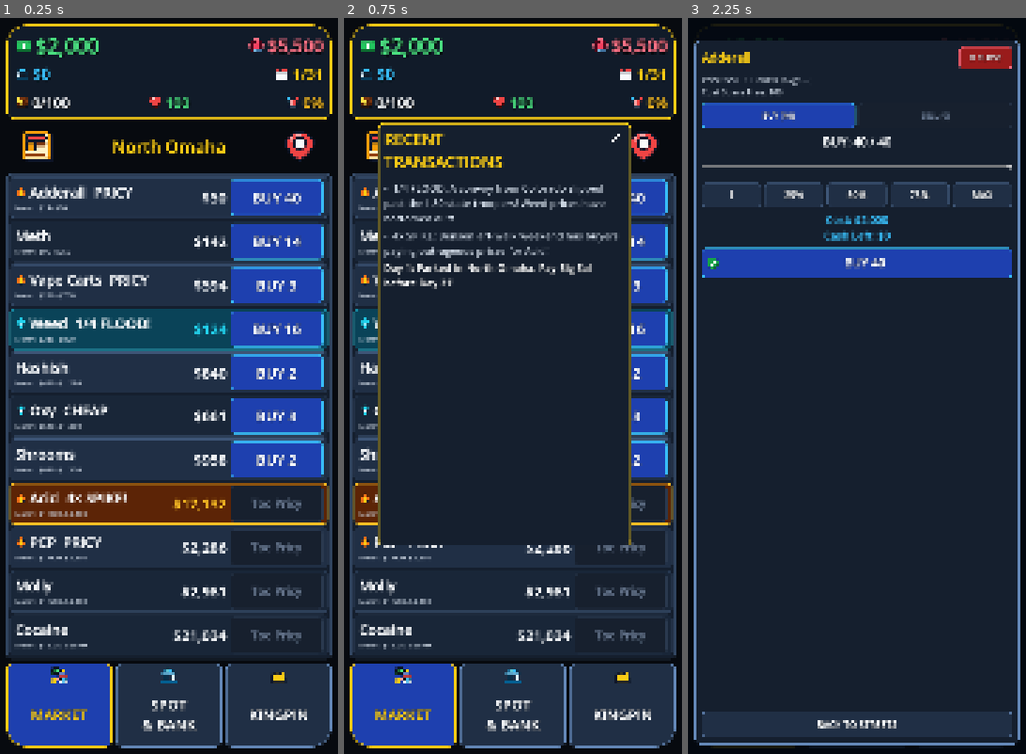
Above: before the commit, frames 1-3 (left to right).
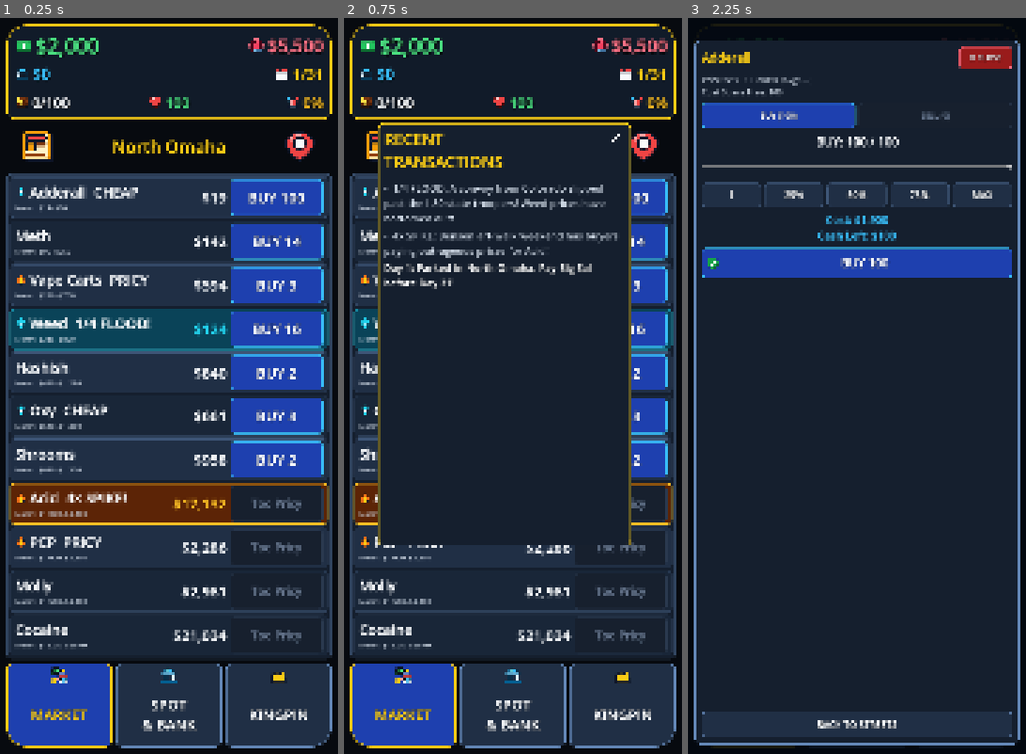
Above: after the commit, the same moments.

Repository: TimGoergen/dope-wars
Game: Godot game, scene res://Main.tscn
Same seed, same stepped clock (60 frames per second), same inputs: the game is played once before the commit and once after it.
Inputs (mouse positions are in pixels of both pictures, inside the frame that each line leads up to):
- Up to frame 1 (0.25 s): no input
- Up to frame 2 (0.75 s): click (381, 143) at 0.52 s
- Up to frame 3 (2.25 s): click (988, 143) at 1.27 s; click (809, 194) at 2.02 s

The runs differ from the first frame. In frame 1, 0.4% of the frame differs, in the area x 5-90%, y 23-26%; in frame 2, less than 0.1%; in frame 3, 0.7%, in the area x 12-63%, y 8-35%.

Commit message:
Sync Travel screen Cheap/Pricy drug lists with exact post-travel market

Diff:
--- a/game/scripts/Main.gd
+++ b/game/scripts/Main.gd
@@ -572,17 +572,42 @@
 		c.queue_free()
 
 	var vbox := UiPalette.build_modal_shell(_travel_overlay, "🚗 OMAHA METRO TRANSIT", UiPalette.GOLD_ACCENT, true)
+	vbox.size_flags_vertical = Control.SIZE_EXPAND_FILL
+	vbox.add_theme_constant_override("separation", 14)
+
+	# Tighten outer modal margins and enlarge header/footer controls so the travel screen uses the full 1080x2400 viewport
+	var margin_node := _travel_overlay.get_child(1) as MarginContainer
+	if margin_node != null:
+		margin_node.add_theme_constant_override("margin_top", 52)
+		margin_node.add_theme_constant_override("margin_bottom", 48)
+		margin_node.add_theme_constant_override("margin_left", 18)
+		margin_node.add_theme_constant_override("margin_right", 18)
+		var card_vbox := vbox.get_parent().get_parent() as VBoxContainer
+		if card_vbox != null and card_vbox.get_child_count() >= 3:
+			var hdr := card_vbox.get_child(0) as HBoxContainer
+			if hdr != null:
+				for hc in hdr.get_children():
+					if hc is Label:
+						(hc as Label).add_theme_font_size_override("font_size", UiPalette.FONT_TITLE)
+					elif hc is Button:
+						(hc as Button).custom_minimum_size = Vector2(186, 80)
+						(hc as Button).add_theme_font_size_override("font_size", UiPalette.FONT_BUTTON)
+			var btm_btn := card_vbox.get_child(card_vbox.get_child_count() - 1) as Button
+			if btm_btn != null:
+				btm_btn.custom_minimum_size = Vector2(0, 96)
+				btm_btn.add_theme_font_size_override("font_size", UiPalette.FONT_SUBHEAD)
 
 	var cur_d := OmahaCatalog.get_district(state.current_district_id)
 	UiPalette.add_label(vbox, "Current Neighborhood: %s %s  •  Tap any destination to drive (advances 1 Day)." % [
 		cur_d["icon"], cur_d["name"]
-	], UiPalette.FONT_SMALL, UiPalette.TEXT_SECONDARY)
+	], UiPalette.FONT_ROW_MAIN, UiPalette.TEXT_SECONDARY)
 
 	var grid := GridContainer.new()
 	grid.columns = 2
 	grid.size_flags_horizontal = Control.SIZE_EXPAND_FILL
-	grid.add_theme_constant_override("h_separation", 14)
-	grid.add_theme_constant_override("v_separation", 14)
+	grid.size_flags_vertical = Control.SIZE_EXPAND_FILL
+	grid.add_theme_constant_override("h_separation", 16)
+	grid.add_theme_constant_override("v_separation", 16)
 	vbox.add_child(grid)
 
 	for d_def in OmahaCatalog.DISTRICTS:
@@ -590,41 +615,60 @@
 		var is_here := (did == state.current_district_id)
 		var card := PanelContainer.new()
 		card.size_flags_horizontal = Control.SIZE_EXPAND_FILL
+		card.size_flags_vertical = Control.SIZE_EXPAND_FILL
 		var card_bg := UiPalette.BTN_PRIMARY if is_here else UiPalette.CARD_BG
 		var card_border := UiPalette.GOLD_ACCENT if is_here else UiPalette.BORDER_BRIGHT
-		card.add_theme_stylebox_override("panel", UiPalette.make_box(card_bg, card_border, 16, 3, 16, 14))
+		card.add_theme_stylebox_override("panel", UiPalette.make_box(card_bg, card_border, 18, 4, 18, 16))
 		grid.add_child(card)
 
 		var cv := VBoxContainer.new()
 		cv.size_flags_horizontal = Control.SIZE_EXPAND_FILL
-		cv.add_theme_constant_override("separation", 6)
+		cv.size_flags_vertical = Control.SIZE_EXPAND_FILL
+		cv.add_theme_constant_override("separation", 8)
 		cv.mouse_filter = Control.MOUSE_FILTER_IGNORE
 		card.add_child(cv)
 
 		var title_str := ("📍 %s (HERE)" % d_def["name"]) if is_here else ("%s %s" % [d_def["icon"], d_def["name"]])
-		UiPalette.add_label(cv, title_str, UiPalette.FONT_BUTTON, UiPalette.GOLD_ACCENT if is_here else UiPalette.TEXT_PRIMARY, true, true)
+		UiPalette.add_label(cv, title_str, UiPalette.FONT_HEADER, UiPalette.GOLD_ACCENT if is_here else UiPalette.TEXT_PRIMARY, true, true)
 
 		var spot_str := String(d_def["facility_btn"])
-		UiPalette.add_label(cv, spot_str, UiPalette.FONT_TINY, UiPalette.BANK_CYAN, true, false)
-
-		var cheap_ids: Array = d_def.get("cheap_products", [])
-		var high_ids: Array = d_def.get("pricy_products", [])
-		var cheap_str := _format_product_list_short(cheap_ids) if not cheap_ids.is_empty() else "Standard"
-		var high_str := "All +20%" if bool(d_def.get("west_o_pricy", false)) else (_format_product_list_short(high_ids) if not high_ids.is_empty() else "Standard")
-		UiPalette.add_label(cv, "🏷️ Cheap: %s" % cheap_str, UiPalette.FONT_TINY, UiPalette.CASH_EMERALD, true, false)
-		UiPalette.add_label(cv, "📈 Pricy: %s" % high_str, UiPalette.FONT_TINY, UiPalette.SPIKE_AMBER, true, false)
+		UiPalette.add_label(cv, spot_str, UiPalette.FONT_BUTTON, UiPalette.BANK_CYAN, true, true)
+
+		var affinities_vbox := VBoxContainer.new()
+		affinities_vbox.size_flags_horizontal = Control.SIZE_EXPAND_FILL
+		affinities_vbox.size_flags_vertical = Control.SIZE_EXPAND_FILL
+		affinities_vbox.alignment = BoxContainer.ALIGNMENT_CENTER
+		affinities_vbox.add_theme_constant_override("separation", 6)
+		affinities_vbox.mouse_filter = Control.MOUSE_FILTER_IGNORE
+		cv.add_child(affinities_vbox)
+
+		var preview: Dictionary = state.get_next_day_market_preview(did)
+		var sigs: Dictionary = preview.get("signals", {})
+		var cheap_ids: Array = []
+		var high_ids: Array = []
+		for p_def in OmahaCatalog.PRODUCTS:
+			var pid := String(p_def["id"])
+			var sig := String(sigs.get(pid, "normal"))
+			if sig == "low" or sig == "flood":
+				cheap_ids.append(pid)
+			elif sig == "high" or sig == "spike":
+				high_ids.append(pid)
+		var cheap_str := _format_product_list_short(cheap_ids) if not cheap_ids.is_empty() else "None"
+		var high_str := _format_product_list_short(high_ids) if not high_ids.is_empty() else "None"
+		UiPalette.add_label(affinities_vbox, "🏷️ Cheap: %s" % cheap_str, 28, UiPalette.CASH_EMERALD, true, true)
+		UiPalette.add_label(affinities_vbox, "📈 Pricy: %s" % high_str, 28, UiPalette.SPIKE_AMBER, true, true)
 
 		var go_btn := Button.new()
 		go_btn.text = "📍 CURRENT SPOT" if is_here else "🚗 DRIVE HERE"
-		go_btn.custom_minimum_size = Vector2(0, 68)
+		go_btn.custom_minimum_size = Vector2(0, 96)
 		go_btn.disabled = is_here or state.is_final_day()
 		UiPalette.style_button(
 			go_btn,
 			UiPalette.BTN_DISABLED if is_here else UiPalette.BTN_SUCCESS,
 			UiPalette.GOLD_ACCENT if is_here else UiPalette.CASH_EMERALD,
 			UiPalette.GOLD_ACCENT if is_here else UiPalette.TEXT_PRIMARY,
-			UiPalette.FONT_SMALL,
-			10
+			UiPalette.FONT_SUBHEAD,
+			14
 		)
 		go_btn.pressed.connect(func() -> void:
 			_travel_overlay.visible = false
--- a/game/scripts/core/GameState.gd
+++ b/game/scripts/core/GameState.gd
@@ -44,6 +44,7 @@
 
 # Tomorrow's guaranteed event (from Blackstone VIP Booth, Barfly Tip-off, or Police Scanner perk)
 var pending_forecast_event: Dictionary = {}
+var next_day_markets: Dictionary = {} # district_id -> cached MarketEngine roll for tomorrow
 var vip_intel_bought_today: bool = false
 var casino_bet_used_today: bool = false
 var casino_launder_used_today: bool = false
@@ -105,6 +106,7 @@
 		inventory[p_def["id"]] = {"qty": 0, "avg_paid": 0}
 
 	pending_forecast_event = {}
+	next_day_markets.clear()
 	vip_intel_bought_today = false
 	casino_bet_used_today = false
 	casino_launder_used_today = false
@@ -530,6 +532,7 @@
 	cash -= cost
 	vip_intel_bought_today = true
 	pending_forecast_event = MarketEngine.roll_forecast_event(avail_today, mode, tuning, rng)
+	next_day_markets.clear()
 	var p_name := String(pending_forecast_event.get("product_name", ""))
 	var ev_type := String(pending_forecast_event.get("event_type", "spike"))
 	if ev_type == "spike":
@@ -637,14 +640,40 @@
 		end_fate = "Beaten to death by Big Sal's enforcers on Day %d" % day
 
 
+func get_next_day_market_preview(district_id: String) -> Dictionary:
+	if district_id == current_district_id:
+		return {
+			"prices": market_prices,
+			"signals": market_signals,
+			"events": active_market_events,
+			"messages": []
+		}
+	if not next_day_markets.has(district_id):
+		var next_is_final := (not is_endless) and ((day + 1) >= max_days)
+		next_day_markets[district_id] = MarketEngine.roll_daily_market(
+			district_id,
+			next_is_final,
+			pending_forecast_event,
+			tuning,
+			rng
+		)
+	return next_day_markets[district_id]
+
+
 func _roll_market_for_current_district(forced_event: Dictionary = {}) -> void:
-	var result := MarketEngine.roll_daily_market(
-		current_district_id,
-		is_final_day(),
-		forced_event,
-		tuning,
-		rng
-	)
+	var result: Dictionary
+	if next_day_markets.has(current_district_id):
+		result = next_day_markets[current_district_id]
+		next_day_markets.clear()
+	else:
+		next_day_markets.clear()
+		result = MarketEngine.roll_daily_market(
+			current_district_id,
+			is_final_day(),
+			forced_event,
+			tuning,
+			rng
+		)
 	market_prices = result["prices"]
 	market_signals = result["signals"]
 	active_market_events = result["events"]
@@ -657,6 +686,7 @@
 	if has_perk("police_scanner") and pending_forecast_event.is_empty() and not is_final_day():
 		if rng.randf() < 0.65:
 			pending_forecast_event = MarketEngine.roll_forecast_event([], "random", tuning, rng)
+			next_day_markets.clear()
 			var p_name := String(pending_forecast_event.get("product_name", ""))
 			var et := String(pending_forecast_event.get("event_type", "spike"))
 			log_scanner("📡 Scanner 24h Forecast: %s %s brewing for tomorrow." % [
@@ -760,6 +790,7 @@
 			# Benson Barfly Tip-Off
 			if pending_forecast_event.is_empty() and not is_final_day():
 				pending_forecast_event = MarketEngine.roll_forecast_event([], "random", tuning, rng)
+				next_day_markets.clear()
 				var p_name := String(pending_forecast_event.get("product_name", ""))
 				var et := String(pending_forecast_event.get("event_type", "spike"))
 				log_scanner("🍺 Dive Bar Tip-Off: '%s is about to %s tomorrow!'" % [
@@ -1103,6 +1134,7 @@
 		"market_signals": market_signals.duplicate(),
 		"active_market_events": active_market_events.duplicate(),
 		"pending_forecast_event": pending_forecast_event.duplicate(),
+		"next_day_markets": next_day_markets.duplicate(true),
 		"vip_intel_bought_today": vip_intel_bought_today,
 		"casino_bet_used_today": casino_bet_used_today,
 		"casino_launder_used_today": casino_launder_used_today,
@@ -1172,6 +1204,7 @@
 
 	active_market_events = data.get("active_market_events", {}).duplicate()
 	pending_forecast_event = data.get("pending_forecast_event", {}).duplicate()
+	next_day_markets = data.get("next_day_markets", {}).duplicate(true)
 	vip_intel_bought_today = bool(data.get("vip_intel_bought_today", false))
 	casino_bet_used_today = bool(data.get("casino_bet_used_today", false))
 	casino_launder_used_today = bool(data.get("casino_launder_used_today", false))
--- a/game/scripts/core/MarketEngine.gd
+++ b/game/scripts/core/MarketEngine.gd
@@ -53,8 +53,16 @@
 		available_count += 1
 		var min_p := int(tuning.get(p_def["min_prop"]))
 		var max_p := int(tuning.get(p_def["max_prop"]))
-		var base_price := float(rng.randi_range(min_p, max_p))
 		var affinity_mult := get_district_affinity_multiplier(district, pid, tuning)
+		var roll_min := min_p
+		var roll_max := max_p
+		if not active_events.has(pid):
+			var span := float(max_p - min_p)
+			if affinity_mult < 0.99:
+				roll_max = maxi(min_p, int(floor(float(min_p) + span * 0.25)))
+			elif affinity_mult > 1.01:
+				roll_min = mini(max_p, int(ceil(float(min_p) + span * 0.75)))
+		var base_price := float(rng.randi_range(roll_min, roll_max))
 
 		var ev_mult := 1.0
 		var event_tag := ""
@@ -79,7 +87,10 @@
 				var min_p := int(tuning.get(p_def["min_prop"]))
 				var max_p := int(tuning.get(p_def["max_prop"]))
 				var affinity_mult := get_district_affinity_multiplier(district, pid, tuning)
-				var fallback_price := maxi(1, int(round(float(rng.randi_range(min_p, max_p)) * affinity_mult)))
+				var span := float(max_p - min_p)
+				var roll_min := mini(max_p, int(ceil(float(min_p) + span * 0.75))) if affinity_mult > 1.01 else min_p
+				var roll_max := maxi(min_p, int(floor(float(min_p) + span * 0.25))) if affinity_mult < 0.99 else max_p
+				var fallback_price := maxi(1, int(round(float(rng.randi_range(roll_min, roll_max)) * affinity_mult)))
 				prices[pid] = fallback_price
 				signals[pid] = _classify_price_signal(fallback_price, min_p, max_p)
 				available_count += 1
--- a/game/sim/MarketEngineTest.gd
+++ b/game/sim/MarketEngineTest.gd
@@ -64,6 +64,19 @@
 				elif sg == "high":
 					_assert_true(float(pr) >= float(min_p) + span * 0.75, "High signal price check (%s: %d)" % [pid, pr])
 
+	# 5. Verify Travel screen preview matches post-travel market prices & signals 100%
+	var gs := GameState.new(tuning, 12345)
+	gs.new_run(31, [], 12345)
+	for target_id in ["council_bluffs", "benson", "west_omaha", "south_omaha"]:
+		var preview := gs.get_next_day_market_preview(target_id)
+		var prev_sigs: Dictionary = preview["signals"].duplicate()
+		var prev_prices: Dictionary = preview["prices"].duplicate()
+		gs.drive_to_district(target_id)
+		for p_def in OmahaCatalog.PRODUCTS:
+			var pid: String = p_def["id"]
+			_assert_eq(gs.market_signals[pid], prev_sigs[pid], "Travel preview signal match (%s in %s)" % [pid, target_id])
+			_assert_eq(gs.market_prices[pid], prev_prices[pid], "Travel preview price match (%s in %s)" % [pid, target_id])
+
 	if _failures == 0:
 		print("ALL CHECKS PASSED")
 		quit(0)
